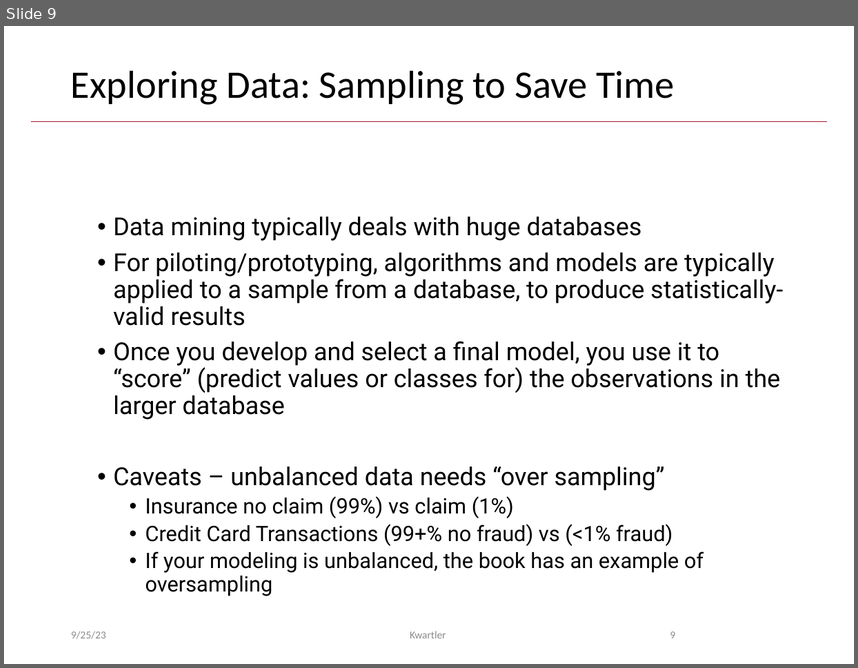
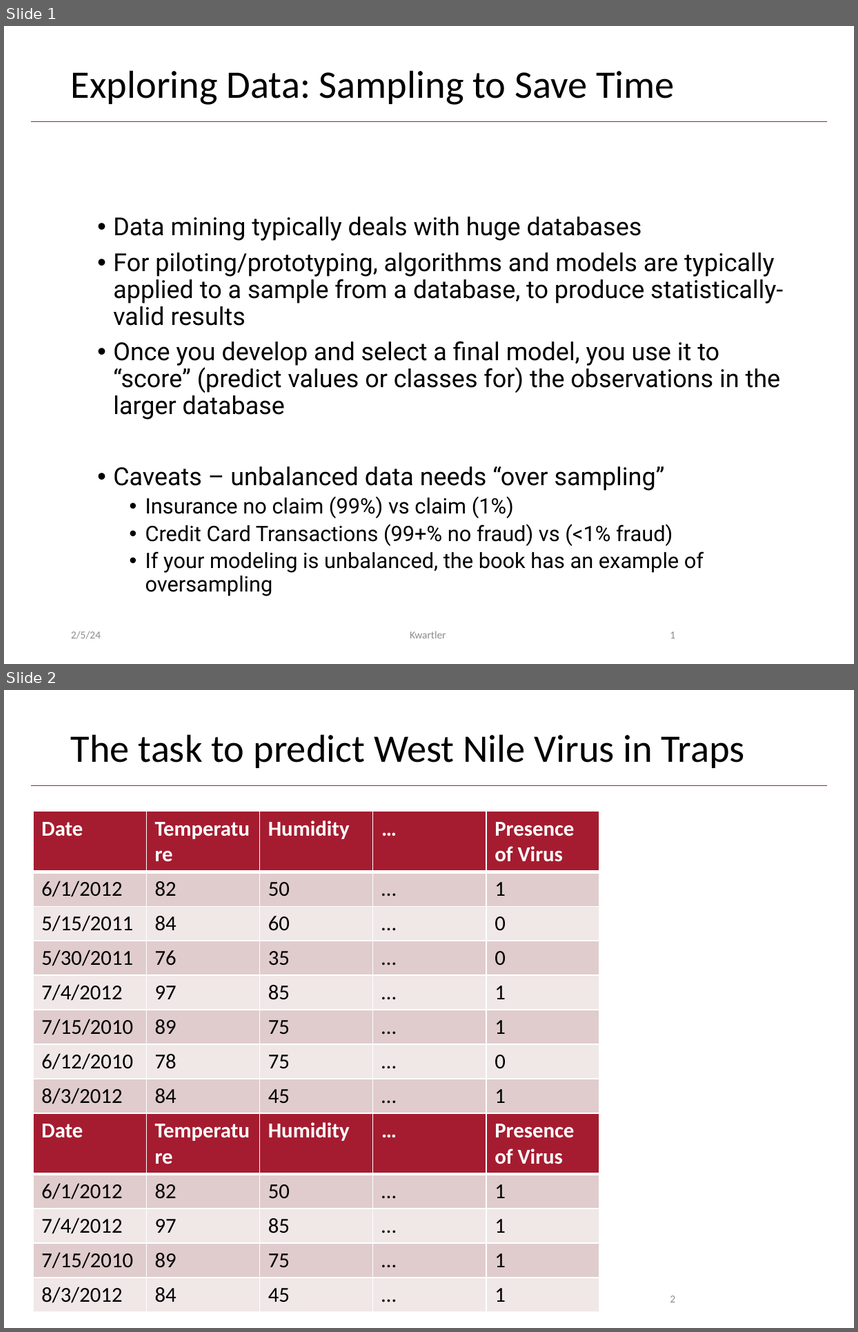
Before and after one commit to kwartler/Harvard_DataMining_Business_Student, a slide deck: Lessons/C_R_practice_Viz_MoreEDA/A_Practice_from_Class2.pptx. Shown one above the other, each under a label of ours: slide 9 before the commit, slides 1 and 2 after it. The pictures are 858x668 and 858x1332 pixels, drawn with LibreOffice and Linux fonts; fonts in the diff are those of the drawing; background and template pictures are left out. Boxes give left, top, right and bottom in pixels: in the first picture for what was removed or moved away, otherwise in the second. Text is boxed around its words. In the diff, an @@ line names an element or a change of style, - is before the commit and + after.

```diff
--- a/Lessons/C_R_practice_Viz_MoreEDA/A_Practice_from_Class2.pptx
+++ b/Lessons/C_R_practice_Viz_MoreEDA/A_Practice_from_Class2.pptx
@@ slide 2 added at <box>4,690,854,1328</box>, background #FFFFFF; not listed: 1 template element that a slide beside it also shows @@
@@ title added at <box>71,734,745,768</box>, 33 pt, text #000000 @@
+The task to predict West Nile Virus in Traps
@@ table added at <box>33,811,598,1107</box>, 8 rows, 5 columns @@
+Date | Temperature | Humidity | … | Presence of Virus
+6/1/2012 | 82 | 50 | … | 1
+5/15/2011 | 84 | 60 | … | 0
+5/30/2011 | 76 | 35 | … | 0
+7/4/2012 | 97 | 85 | … | 1
+7/15/2010 | 89 | 75 | … | 1
+6/12/2010 | 78 | 75 | … | 0
+8/3/2012 | 84 | 45 | … | 1
@@ table added at <box>33,1114,598,1305</box>, 5 rows, 5 columns @@
+Date | Temperature | Humidity | … | Presence of Virus
+6/1/2012 | 82 | 50 | … | 1
+7/4/2012 | 97 | 85 | … | 1
+7/15/2010 | 89 | 75 | … | 1
+8/3/2012 | 84 | 45 | … | 1
@@ text added at <box>286,1281,573,1315</box>, 9 pt, text #8C8C8C @@
+Kwartler
@@ text added at <box>71,1292,101,1303</box>, 9 pt, text #8C8C8C @@
+2/5/24
@@ page number added at <box>670,1295,675,1302</box>, 9 pt, text #8C8C8C @@
+2
@@ what was slide 9 is now slide 1 @@
@@ slide 1 changed as well @@
@@ text at <box>71,630,101,639</box>: text changed @@
-9/25/23
+2/5/24
@@ page number at <box>670,631,675,638</box>: text changed @@
-9
+1
```
Also in this commit, not shown: 3 other slides changed, 9 slides removed, 8 other files.
